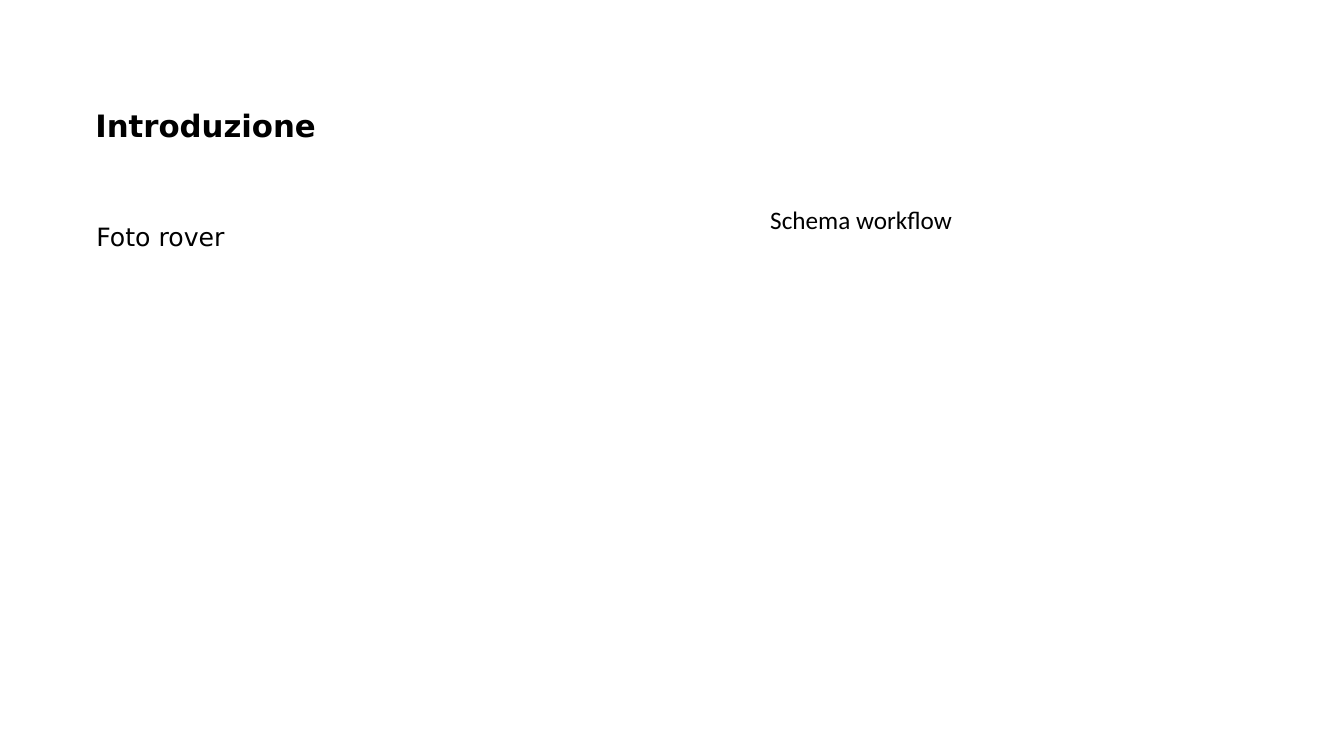
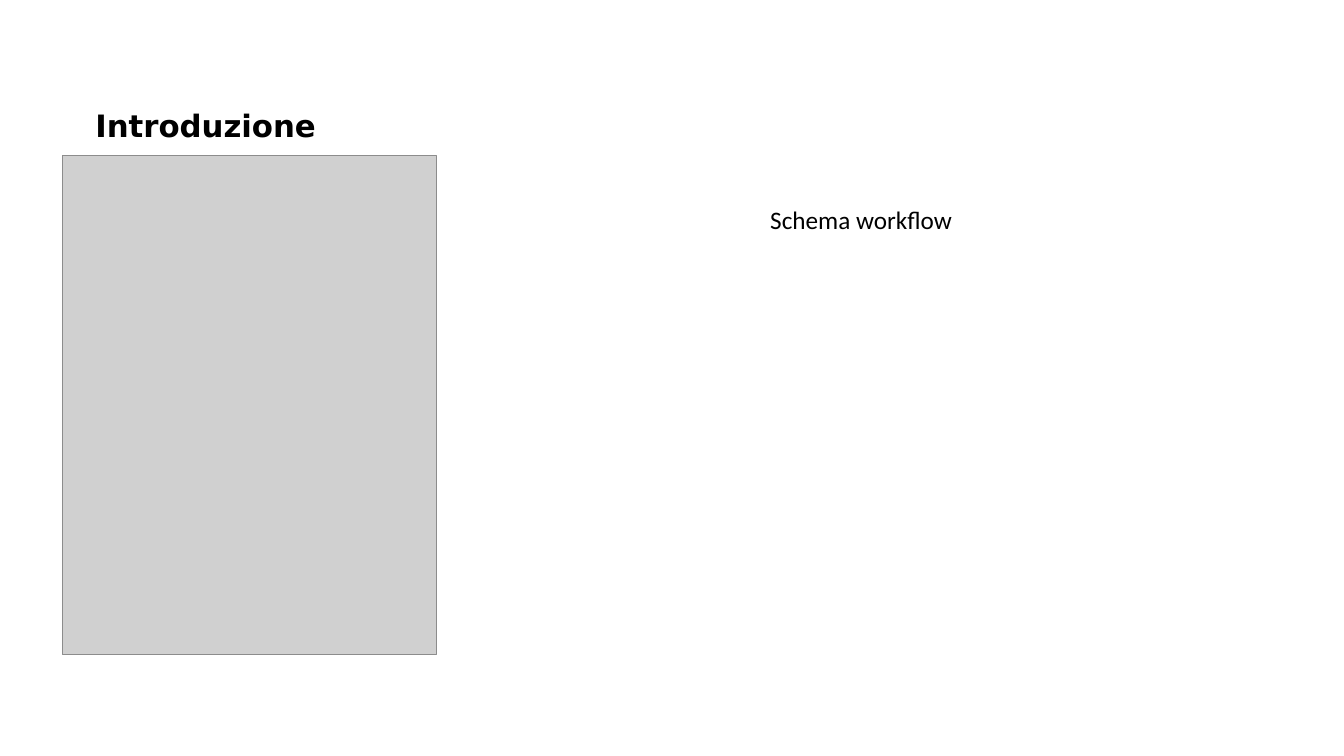
Before and after one commit to MarcoMinarelli/Rover_LabAuto, a slide deck: slide 2 of labauto.pptx. Drawn at 1344x756 pixels with LibreOffice and Linux fonts; fonts in the diff are those of the drawing; grey boxes stand for pictures; background and template pictures are left out. Boxes give left, top, right and bottom in pixels: in the first picture for what was removed or moved away, otherwise in the second. Text is boxed around its words. In the diff, an @@ line names an element or a change of style, - is before the commit and + after.

```diff
--- a/labauto.pptx
+++ b/labauto.pptx
@@ picture added at <box>63,155,437,654</box> @@
@@ text removed at <box>96,227,225,247</box> @@
-Foto rover
```
Also in this commit, not shown: 7 other slides changed, 3 slides added, 2 other files.
